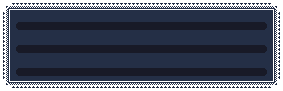
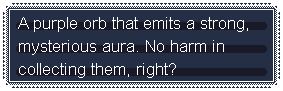
Revision of a layered 283x91 image; what changed, layer by layer:
added layer "EN" above "JP" over [18, 17, 248, 78]
renamed "sアイテム解説28霊珠.png" to "sアイテム解説01水.png", painted on it over [18, 17, 248, 78]
